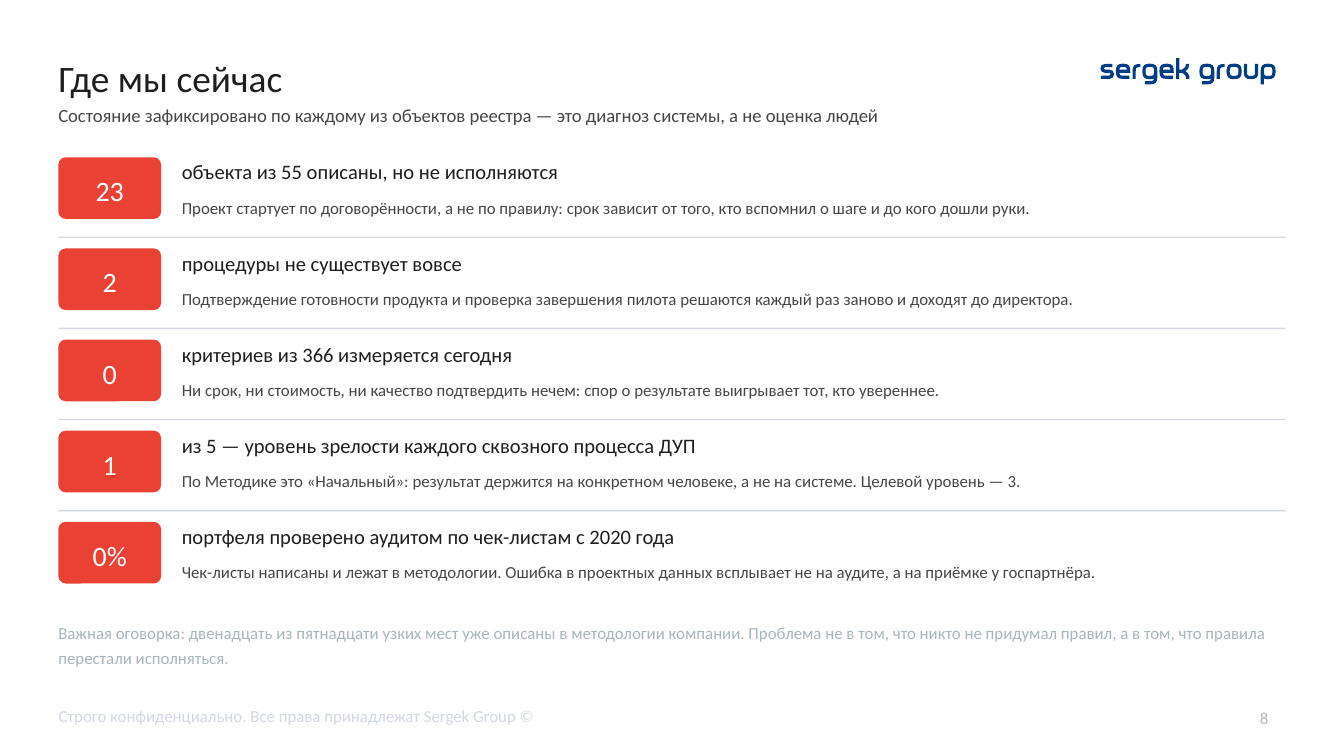
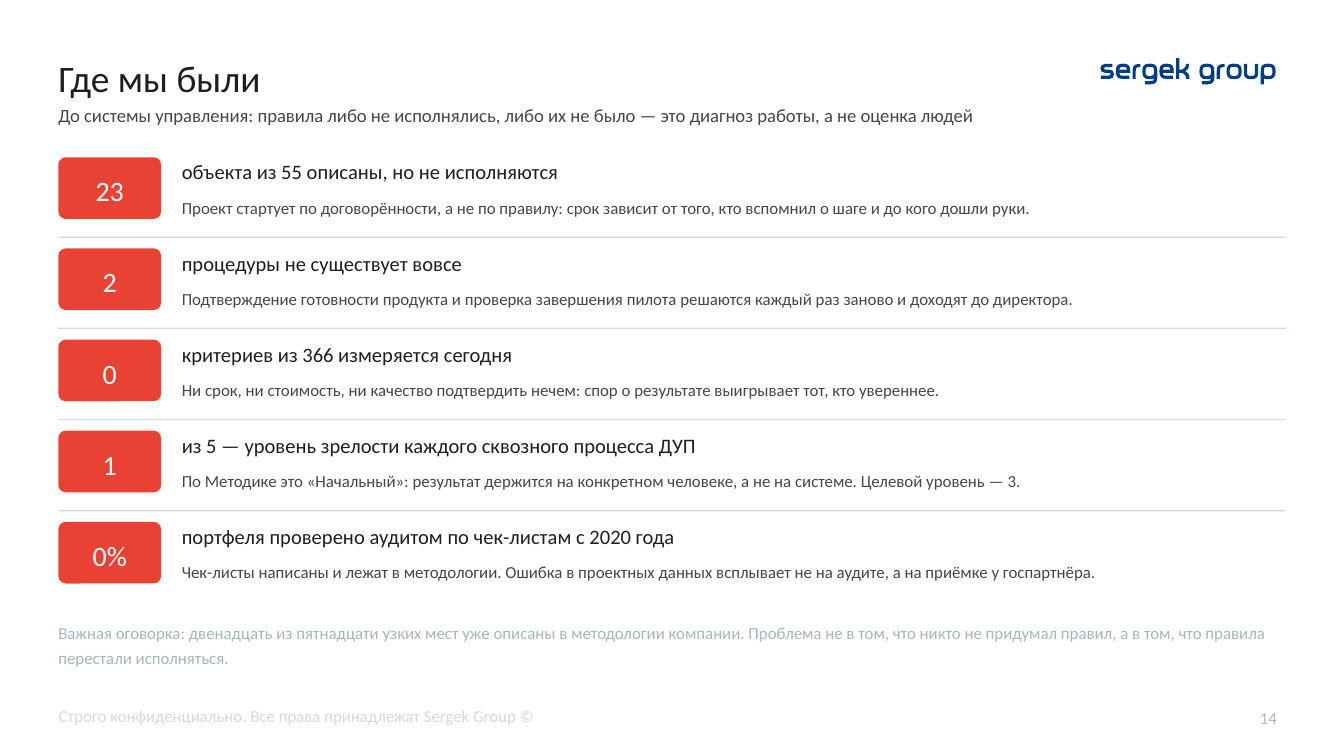
Before and after one commit to TemeshevProject/SG-DUP-Project, a slide deck: slide 14 of dup_project/02_Презентация/ДУП_Приоритеты_реинжиниринга_презентация.pptx (slide 8 before the commit). Drawn at 1344x756 pixels with LibreOffice and Linux fonts; fonts in the diff are those of the drawing. Boxes give left, top, right and bottom in pixels: in the first picture for what was removed or moved away, otherwise in the second. Text is boxed around its words. In the diff, an @@ line names an element or a change of style, - is before the commit and + after.

```diff
--- a/dup_project/02_Презентация/ДУП_Приоритеты_реинжиниринга_презентация.pptx
+++ b/dup_project/02_Презентация/ДУП_Приоритеты_реинжиниринга_презентация.pptx
@@ text at (x1=58, y1=66, x2=261, y2=98): text changed @@
-Где мы сейчас
+Где мы были
@@ text at (x1=58, y1=109, x2=973, y2=125): text changed @@
-Состояние зафиксировано по каждому из объектов реестра — это диагноз системы, а не оценка людей
+До системы управления: правила либо не исполнялись, либо их не было — это диагноз работы, а не оценка людей
@@ page number at (x1=1260, y1=713, x2=1277, y2=724): text changed @@
-8
+14
```
Also in this commit, not shown: 1 other slide changed, 10 slides added, 1 slide removed, 3 other files.
